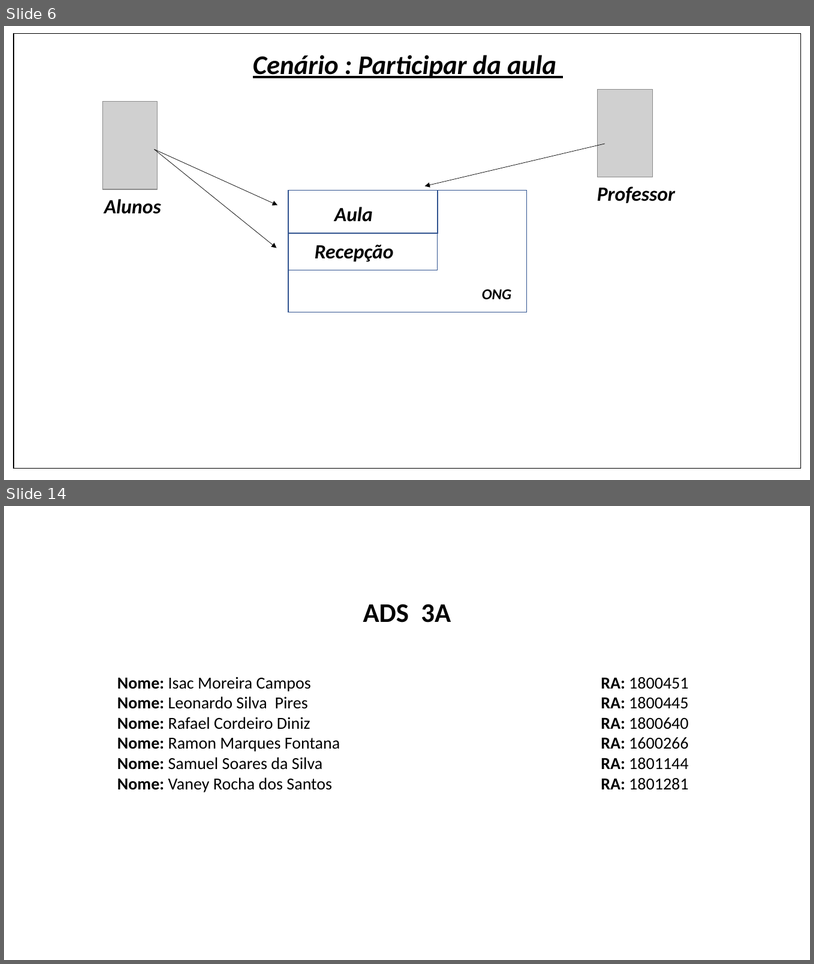
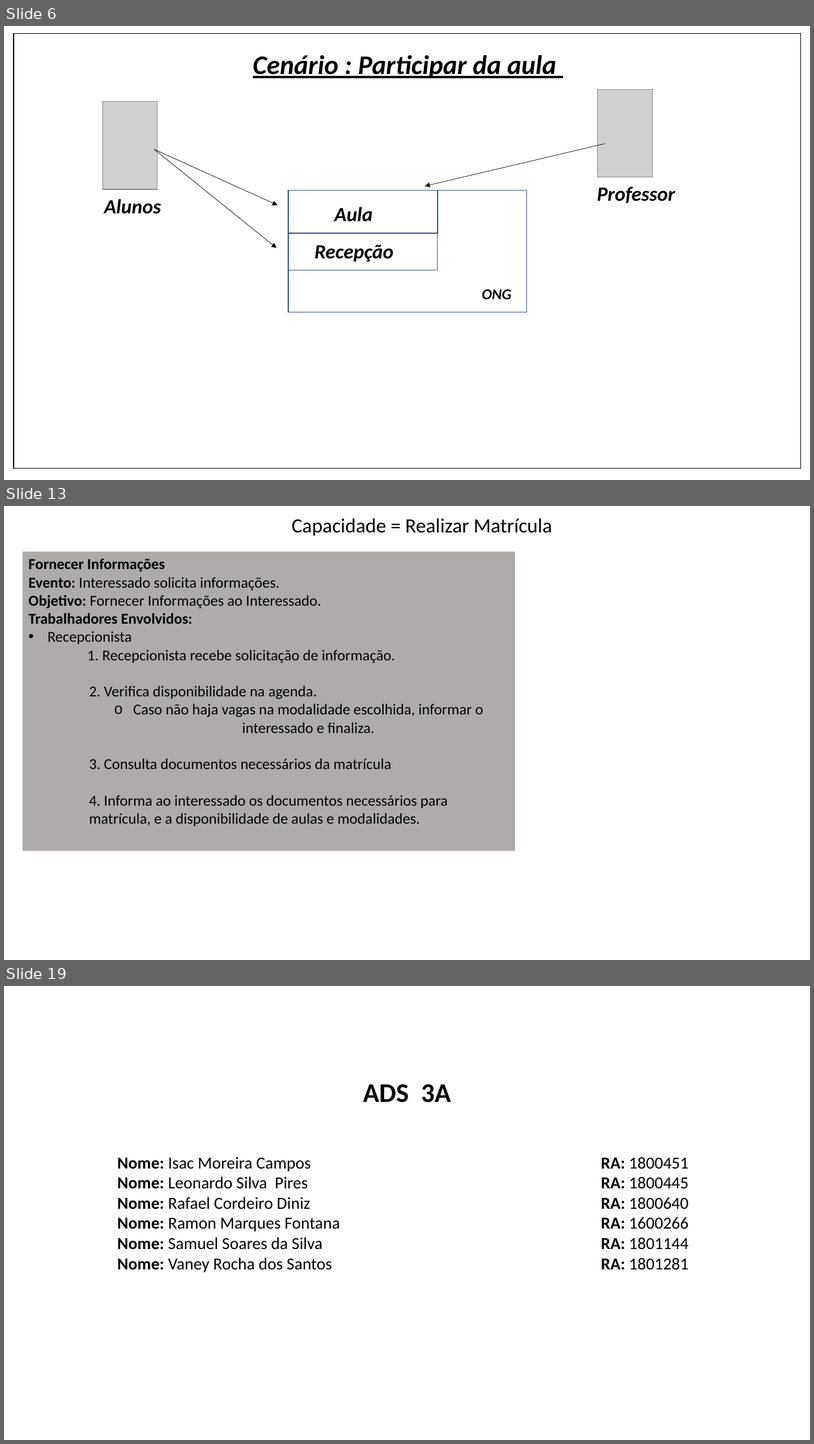
Before and after one commit to Ney-Rocha/OPE-3-semestre, a slide deck: cenario_de_negocio.pptx. Shown one above the other, each under a label of ours: slides 6 and 14 before the commit, slides 6, 13 and 19 after it; the slides between them are not shown. The pictures are 814x964 and 814x1444 pixels, drawn with LibreOffice and Linux fonts; fonts in the diff are those of the drawing; grey boxes stand for pictures. Boxes give left, top, right and bottom in pixels: in the first picture for what was removed or moved away, otherwise in the second. Text is boxed around its words. In the diff, an @@ line names an element or a change of style, - is before the commit and + after.

Commit message:
AC3 para VANey

```diff
--- a/cenario_de_negocio.pptx
+++ b/cenario_de_negocio.pptx
@@ slide 13 added at bbox=[4, 506, 810, 960], background #FFFFFF @@
@@ text added at bbox=[292, 518, 552, 536], 24 pt, text #000000 @@
+Capacidade = Realizar Matrícula
@@ rectangle added at bbox=[23, 552, 515, 851], fill #AFABAB, 18 pt, text #000000 @@
+Fornecer Informações
+Evento: Interessado solicita informações.
+Objetivo: Fornecer Informações ao Interessado.
+Trabalhadores Envolvidos:
+• Recepcionista
+1. Recepcionista recebe solicitação de informação.
+    2. Verifica disponibilidade na agenda.
+    o Caso não haja vagas na modalidade escolhida, informar o interessado e finaliza.
+    3. Consulta documentos necessários da matrícula
+    4. Informa ao interessado os documentos necessários para matrícula, e a disponibilidade de aulas e modalidades.
@@ what was slide 14 is now slide 19 @@
```
Also in this commit, not shown: 9 slides changed, 6 other slides added, 2 slides removed.
